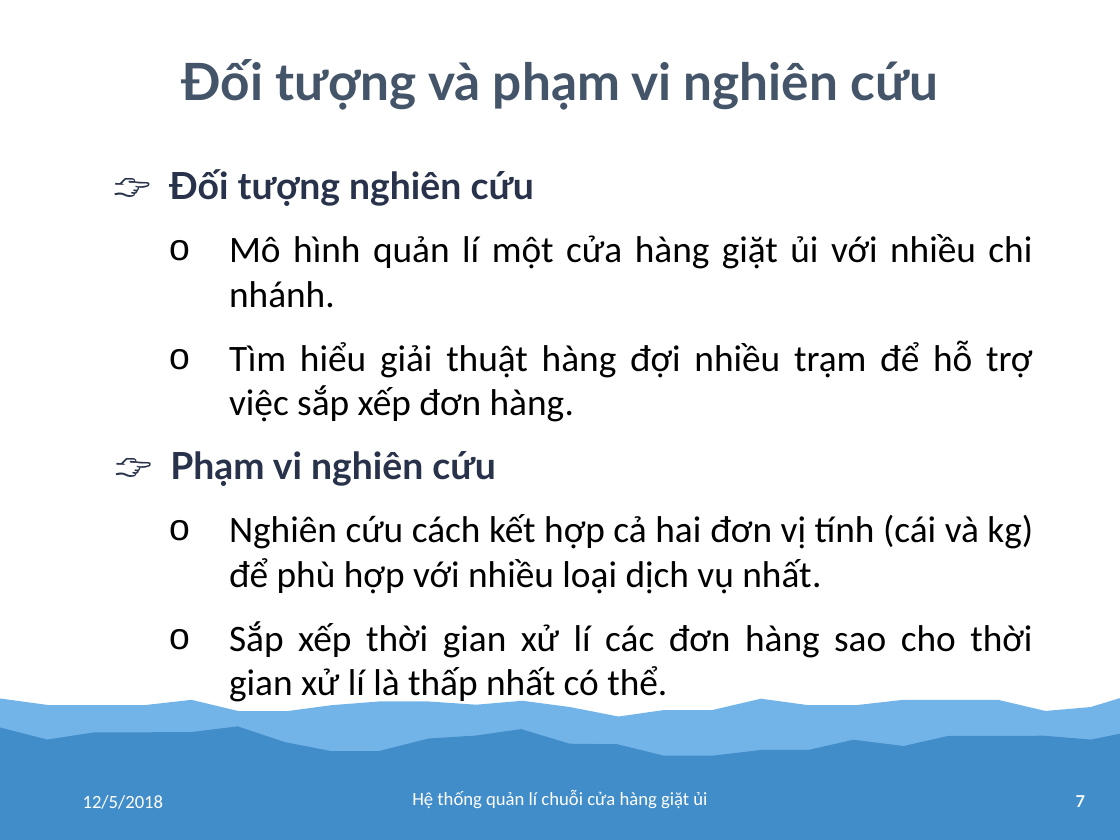
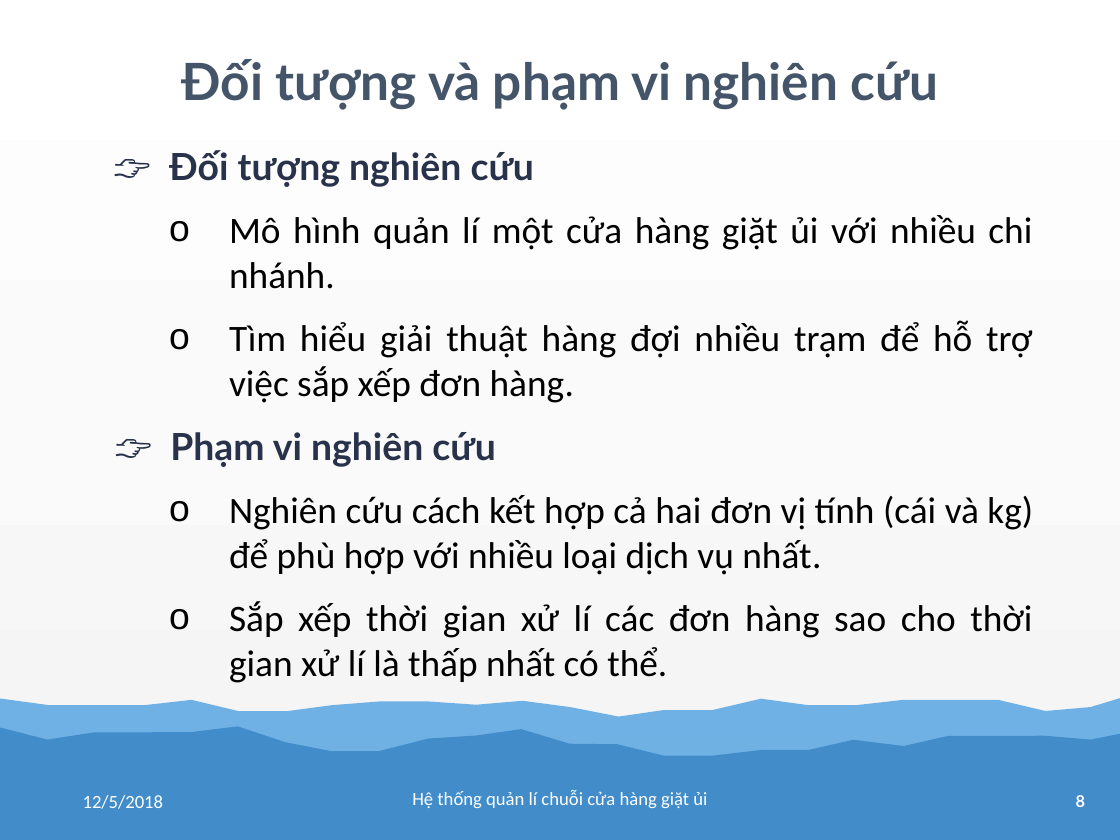
Before and after one commit to tranhoanghuan/Lu-n-v-n, a slide deck: slide 8 of baoCao/bao_cao.pptx (slide 7 before the commit). Drawn at 1120x840 pixels with LibreOffice and Linux fonts; fonts in the diff are those of the drawing. Boxes give left, top, right and bottom in pixels: in the first picture for what was removed or moved away, otherwise in the second. Text is boxed around its words. In the diff, an @@ line names an element or a change of style, - is before the commit and + after.

```diff
--- a/baoCao/bao_cao.pptx
+++ b/baoCao/bao_cao.pptx
@@ background #FFFFFF to gradient #FFFFFF to #FBFBFB to #F2F2F2 @@
@@ text "👉 Đối tượng nghiên cứu": place and size @@
-text "👉 Đối tượng nghiên cứu" at [169, 169, 1033, 705]
+text "👉 Đối tượng nghiên cứu" at [169, 150, 1033, 683]
@@ page number at [1076, 795, 1085, 807]: text changed @@
-7
+8
```
Also in this commit, not shown: 15 other slides changed, 6 slides added.
